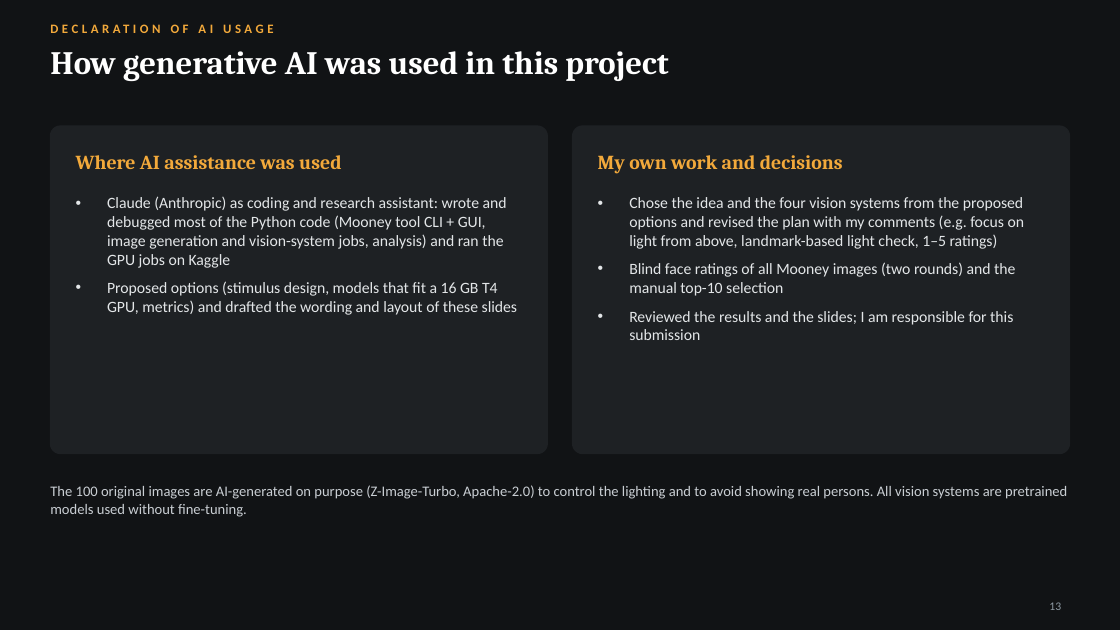
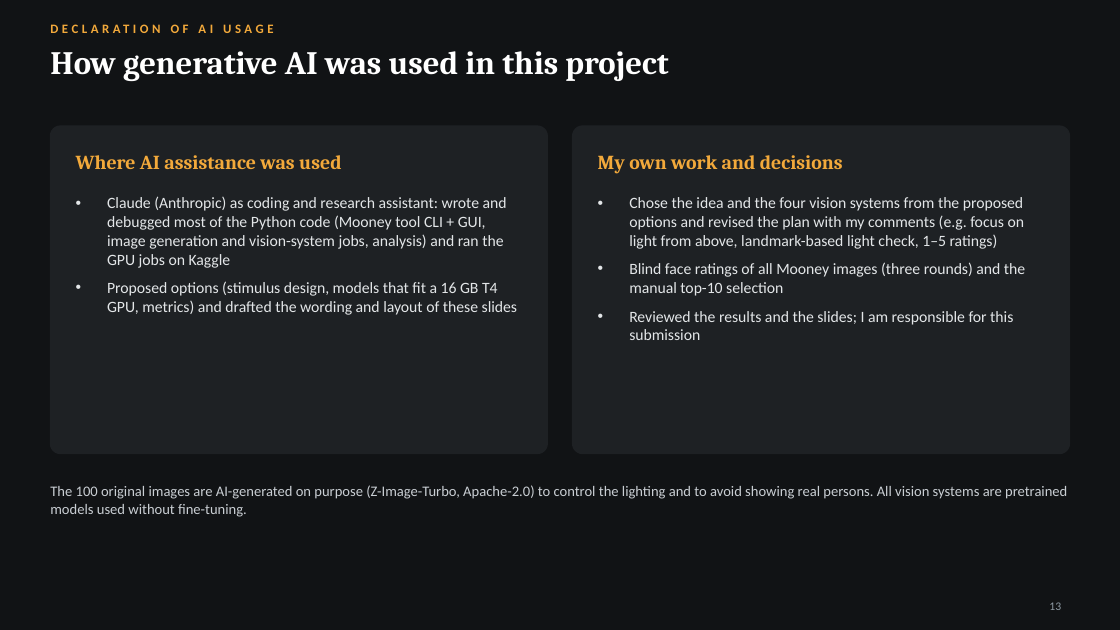
Before and after one commit to Ahmadrezanourozii/computer-vision-models-project, a slide deck: slide 13 of deliverables/Nourozi_23726011_CompVP_Part1.pptx. Drawn at 1120x630 pixels with LibreOffice and Linux fonts; fonts in the diff are those of the drawing. Boxes give left, top, right and bottom in pixels: in the first picture for what was removed or moved away, otherwise in the second. Text is boxed around its words. In the diff, an @@ line names an element or a change of style, - is before the commit and + after.

```diff
--- a/deliverables/Nourozi_23726011_CompVP_Part1.pptx
+++ b/deliverables/Nourozi_23726011_CompVP_Part1.pptx
@@ text at box(629, 262, 1025, 296): text changed @@
-• Blind face ratings of all Mooney images (two rounds) and the manual top-10 selection
+• Blind face ratings of all Mooney images (three rounds) and the manual top-10 selection
```
Also in this commit, not shown: 8 other slides changed, 3 other files.
